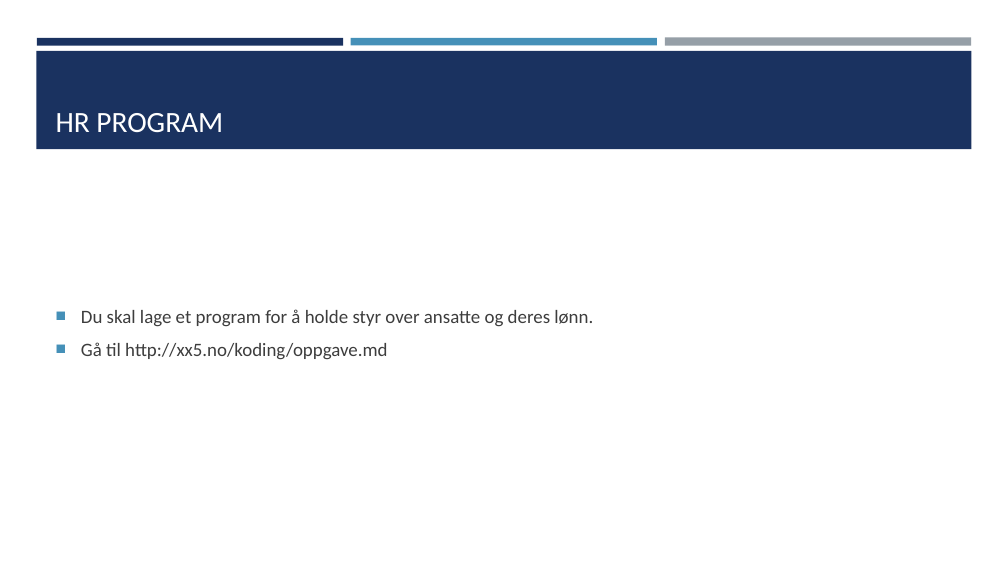
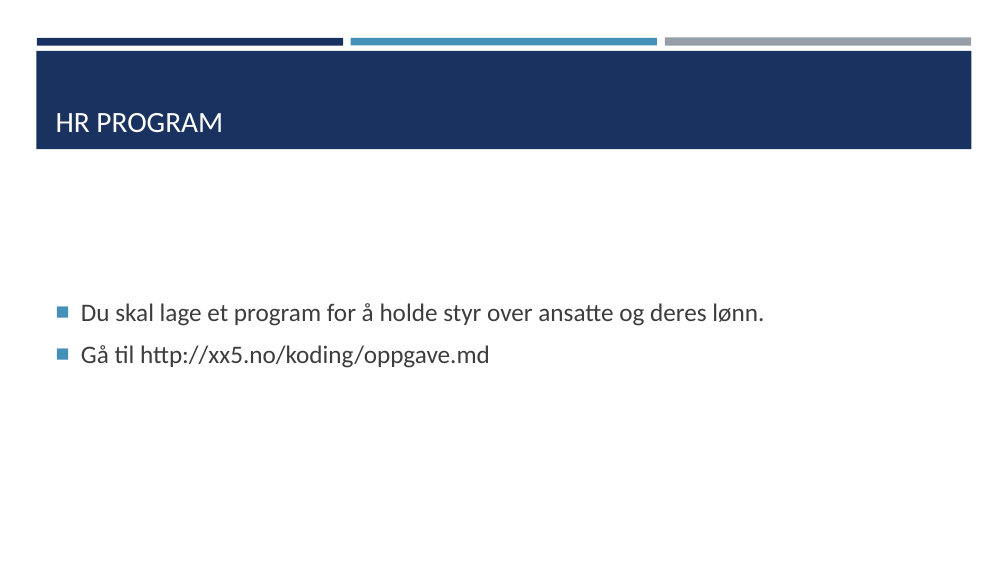
Before and after one commit to TheCodeAddiction/Learn-Python-Workshop, a slide deck: slide 55 of koding workshop powerpoint.pptx. Drawn at 1008x567 pixels with LibreOffice and Linux fonts; fonts in the diff are those of the drawing. Boxes give left, top, right and bottom in pixels: in the first picture for what was removed or moved away, otherwise in the second. Text is boxed around its words. In the diff, an @@ line names an element or a change of style, - is before the commit and + after.

```diff
--- a/koding workshop powerpoint.pptx
+++ b/koding workshop powerpoint.pptx
@@ text "Du skal lage et program ..." at (x1=81, y1=303, x2=764, y2=368): size 18 to 24 pt; more space between paragraphs @@
```
Also in this commit, not shown: 34 other slides changed, 2 other files.
